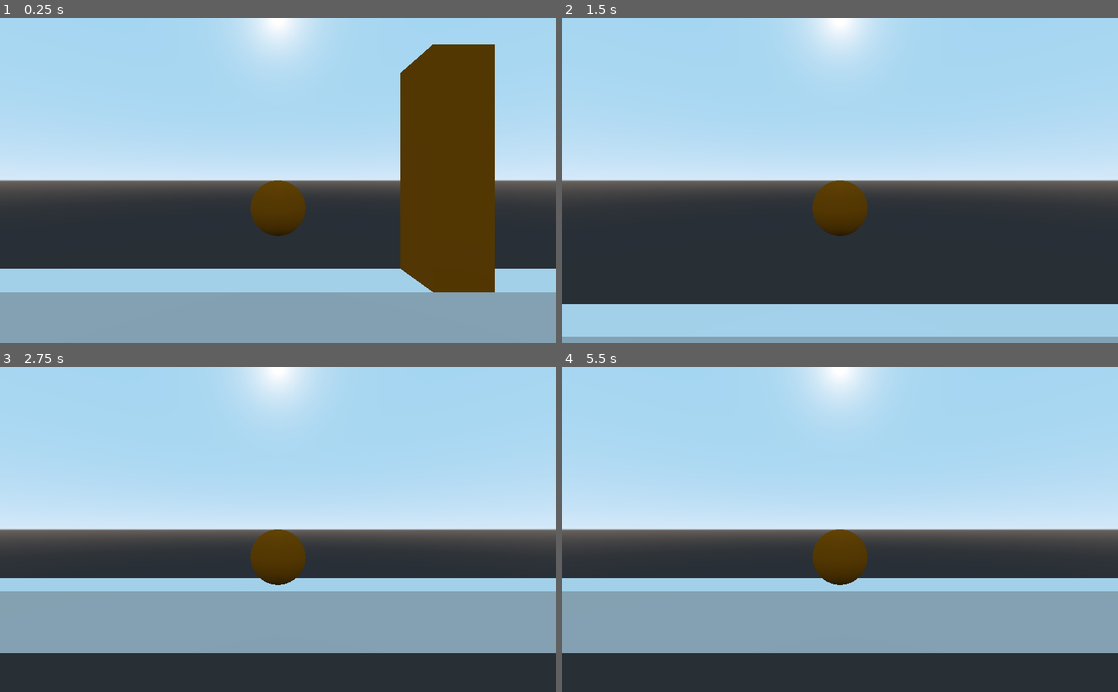
Above: before the commit, frames 1-4 (two rows, left to right).
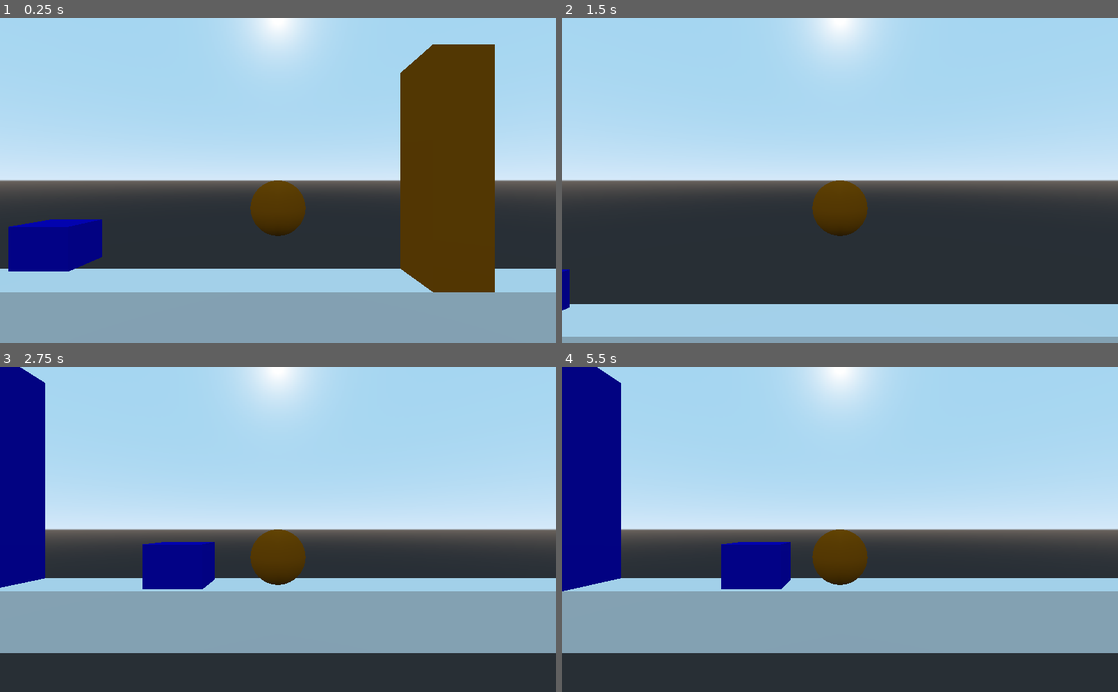
Above: after the commit, the same moments.

Repository: tomas7770/puzzle-ball
Game: Godot game, scene res://Scenes/TestScene.tscn
Two runs of this game, one before a commit and one after it. Both use one fixed random seed, a clock stepped at 60 frames per second and the inputs below.
Inputs:
- Up to frame 1 (0.25 s): no input
- Up to frame 2 (1.5 s): hold Right (plr1_right) 0.53-1.28 s; tap Space (plr1_jump) at 0.77 s; hold Left (plr1_left) from 1.28 s (still down)
- Up to frame 3 (2.75 s): tap Space (plr1_jump) at 1.52 s; release Left (plr1_left) at 2.03 s; hold Right (plr1_right) from 2.03 s (still down)
- Up to frame 4 (5.5 s): tap Space (plr1_jump) at 3.02, 3.77, 4.52 s; release Right (plr1_right) at 3.53 s; hold Left (plr1_left) from 3.53 s (still down)

The runs differ from the first frame. In frame 1, 2.5% of the frame differs, in the area x 1-19%, y 61-78%; in frame 2, 0.2%; in frame 3, 7.1%; in frame 4, 8.8%, in the area x 0-42%, y 0-70%.

Commit message:
Add experimental blue block

Diff:
--- a/Scenes/TestScene.tscn
+++ b/Scenes/TestScene.tscn
@@ -1,10 +1,11 @@
-[gd_scene load_steps=11 format=2]
+[gd_scene load_steps=17 format=2]
 
 [ext_resource path="res://Scenes/PlayerBall/PlayerBall.tscn" type="PackedScene" id=1]
 [ext_resource path="res://Scenes/PlayerCamera/PlayerCamera.tscn" type="PackedScene" id=2]
 [ext_resource path="res://Scenes/TestScene.gd" type="Script" id=3]
 [ext_resource path="res://Scenes/ColoredSensor/ColoredSensor.tscn" type="PackedScene" id=4]
 [ext_resource path="res://Scenes/ColoredDoor/ColoredDoor.gd" type="Script" id=5]
+[ext_resource path="res://Scenes/ColoredKey/ColoredKey.tscn" type="PackedScene" id=6]
 
 [sub_resource type="BoxShape" id=1]
 extents = Vector3( 20, 1, 1 )
@@ -21,6 +22,23 @@
 [sub_resource type="CubeMesh" id=4]
 material = SubResource( 5 )
 size = Vector3( 2, 8, 2 )
+
+[sub_resource type="SpatialMaterial" id=6]
+albedo_color = Color( 0, 0, 0.74902, 1 )
+
+[sub_resource type="CubeMesh" id=7]
+material = SubResource( 6 )
+size = Vector3( 2, 8, 2 )
+
+[sub_resource type="BoxShape" id=8]
+extents = Vector3( 1, 0.75, 0.75 )
+
+[sub_resource type="SpatialMaterial" id=9]
+albedo_color = Color( 0, 0, 0.74902, 1 )
+
+[sub_resource type="CubeMesh" id=10]
+material = SubResource( 9 )
+size = Vector3( 2, 1.5, 1.5 )
 
 [node name="TestScene" type="Spatial"]
 script = ExtResource( 3 )
@@ -51,3 +69,34 @@
 
 [node name="MeshInstance" type="MeshInstance" parent="StaticBody2"]
 mesh = SubResource( 4 )
+
+[node name="StaticBody3" type="StaticBody" parent="."]
+transform = Transform( 1, 0, 0, 0, 1, 0, 0, 0, 1, -15, 3.48, 0 )
+script = ExtResource( 5 )
+
+[node name="ColoredSensor" parent="StaticBody3" instance=ExtResource( 4 )]
+color = 2
+shape = SubResource( 3 )
+
+[node name="CollisionShape" type="CollisionShape" parent="StaticBody3"]
+shape = SubResource( 3 )
+
+[node name="MeshInstance" type="MeshInstance" parent="StaticBody3"]
+mesh = SubResource( 7 )
+
+[node name="BlueBlock" type="RigidBody" parent="."]
+transform = Transform( 1, 0, 0, 0, 1, 0, 0, 0, 1, -8, 1, 0 )
+axis_lock_linear_z = true
+axis_lock_angular_x = true
+axis_lock_angular_y = true
+axis_lock_angular_z = true
+
+[node name="CollisionShape" type="CollisionShape" parent="BlueBlock"]
+shape = SubResource( 8 )
+
+[node name="MeshInstance" type="MeshInstance" parent="BlueBlock"]
+mesh = SubResource( 10 )
+
+[node name="ColoredKey" parent="BlueBlock" instance=ExtResource( 6 )]
+color = 2
+shape = SubResource( 8 )
